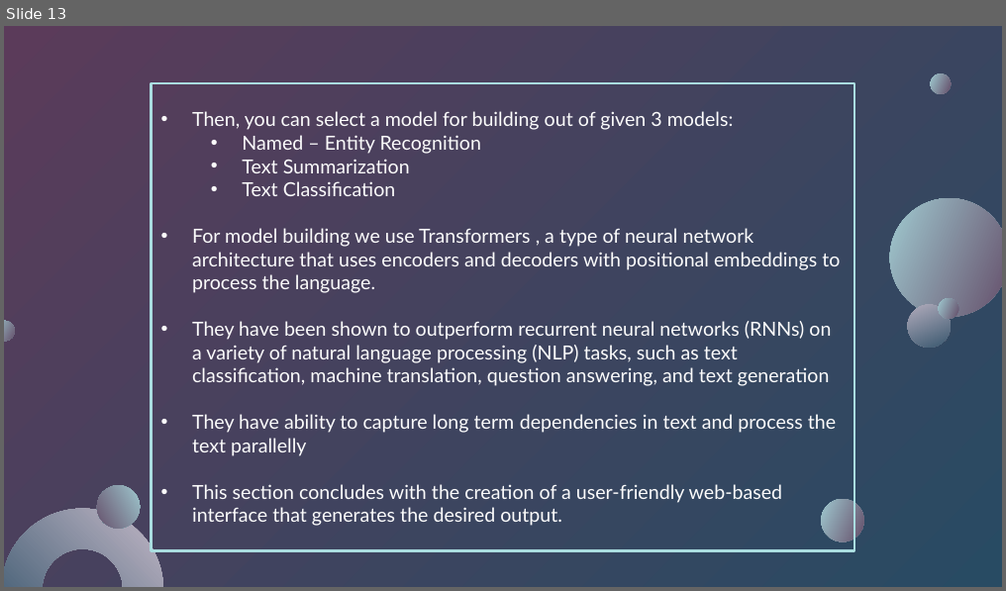
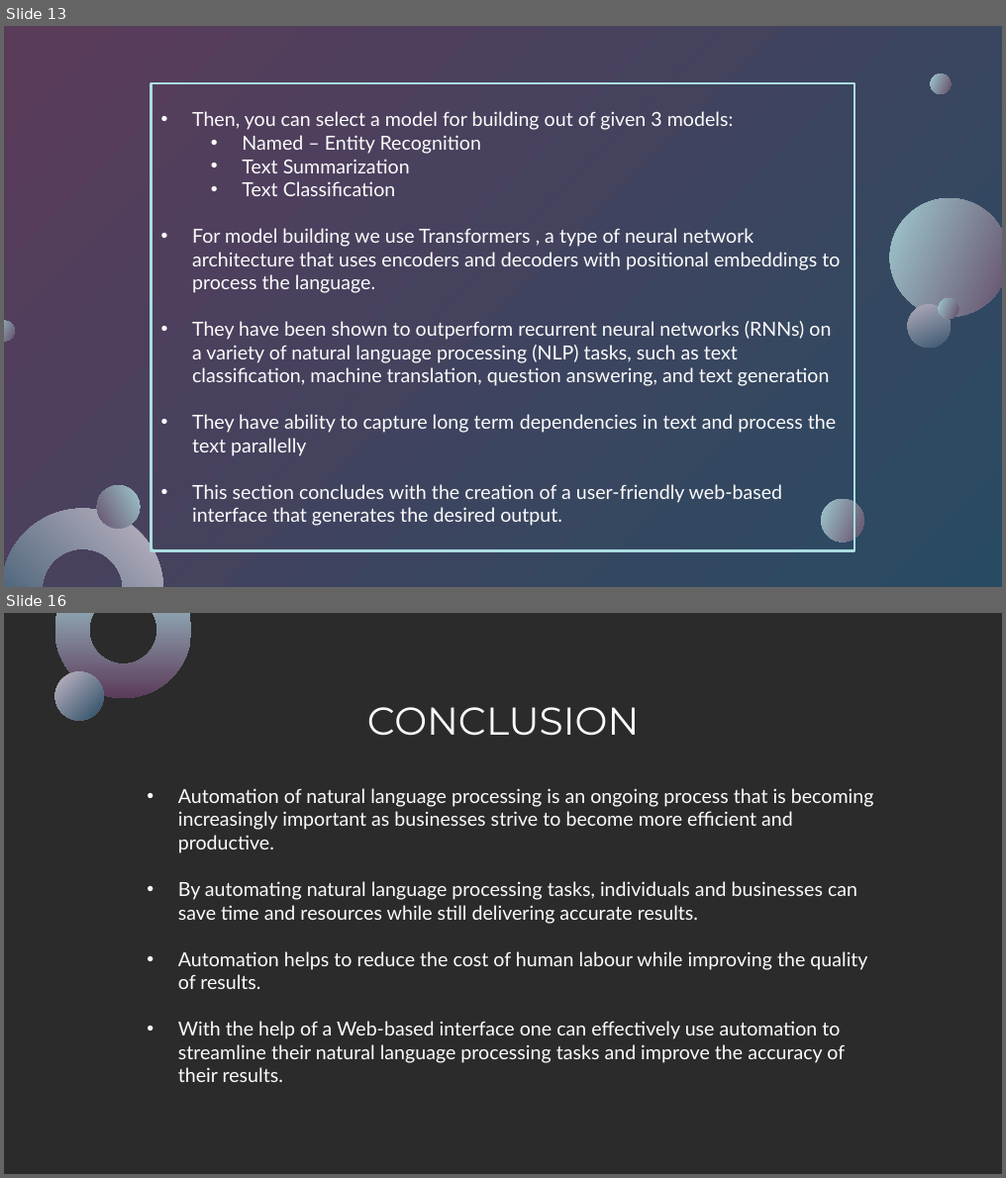
Before and after one commit to Naveen-004/NLP-assist, a slide deck: assets/NLP assist v5.pptx. Shown one above the other, each under a label of ours: slide 13 before the commit, slides 13 and 16 after it; the slides between them are not shown. The pictures are 1006x591 and 1006x1178 pixels, drawn with LibreOffice and Linux fonts; fonts in the diff are those of the drawing; background and template pictures are left out; a plain dark background stands for a picture behind light text. Boxes give left, top, right and bottom in pixels: in the first picture for what was removed or moved away, otherwise in the second. Text is boxed around its words. In the diff, an @@ line names an element or a change of style, - is before the commit and + after.

```diff
--- a/assets/NLP assist v5.pptx
+++ b/assets/NLP assist v5.pptx
@@ slide 16 added at bbox=[4, 613, 1002, 1174], background picture (left out) @@
@@ donut added at bbox=[54, 613, 190, 698], fill gradient #AADDE0 to #5B3B5A @@
@@ ellipse added at bbox=[54, 671, 104, 721], fill gradient #C4B9C8 to #284B63 @@
@@ title added at bbox=[367, 707, 640, 736], 28 pt, text #FBFBFB @@
+CONCLUSION
@@ text added at bbox=[178, 788, 874, 1082], 14 pt, text #FBFBFB @@
+• Automation of natural language processing is an ongoing process that is becoming increasingly important as businesses strive to become more efficient and productive.
+• By automating natural language processing tasks, individuals and businesses can save time and resources while still delivering accurate results.
+• Automation helps to reduce the cost of human labour while improving the quality of results.
+• With the help of a Web-based interface one can effectively use automation to streamline their natural language processing tasks and improve the accuracy of their results.
```
Also in this commit, not shown: 1 slide changed, 3 other slides added, 2 other files.
